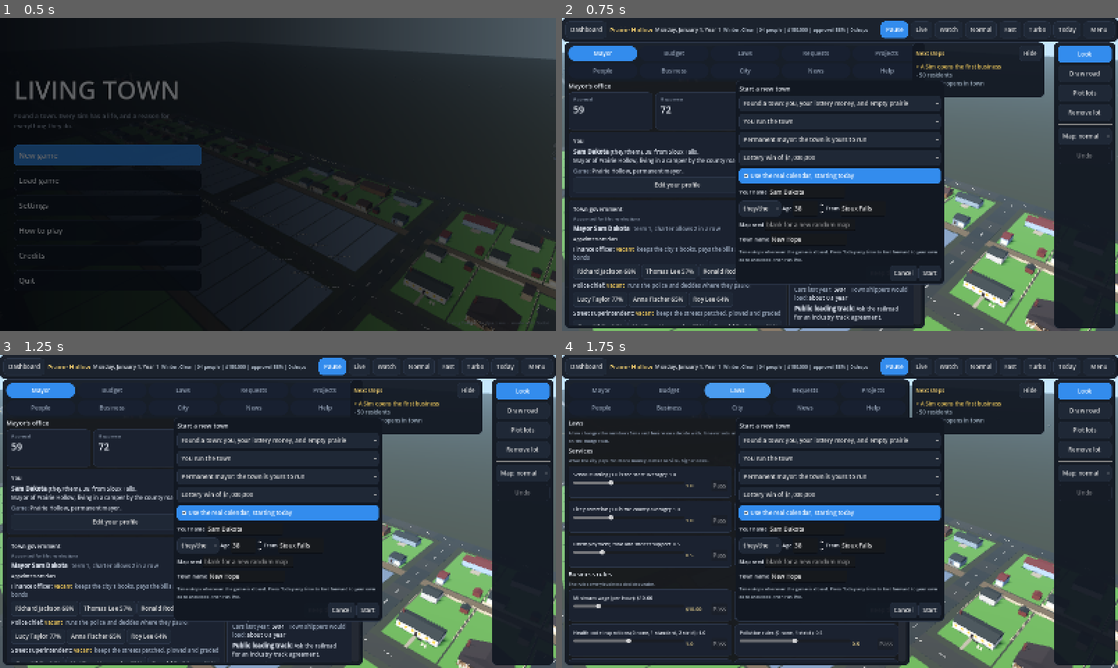
Above: before the commit, frames 1-4 (two rows, left to right).
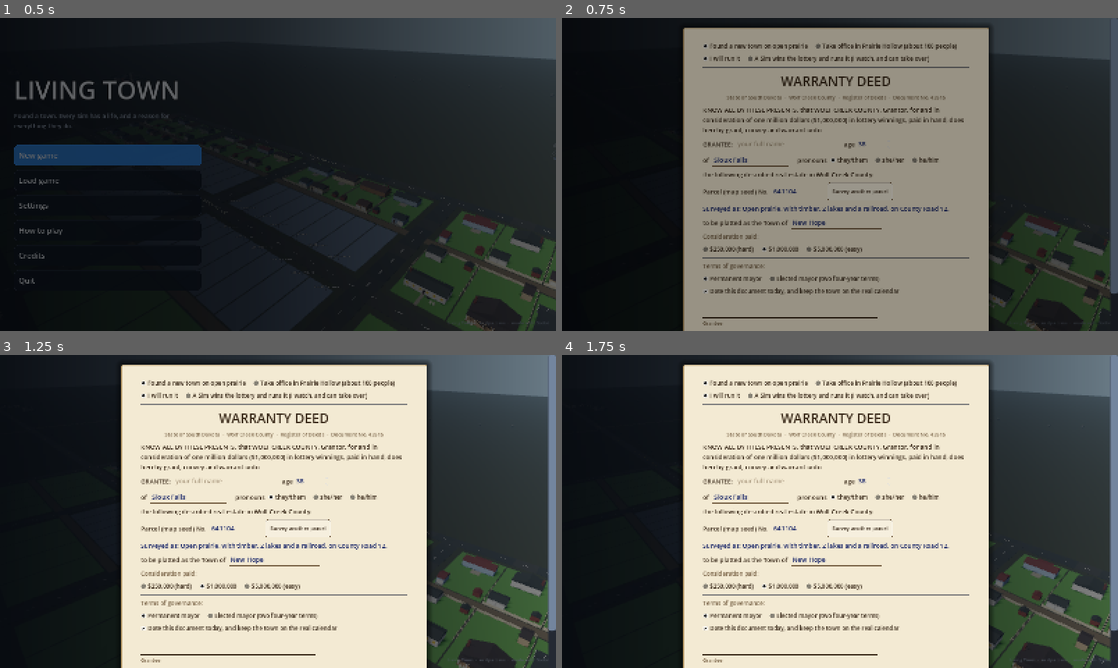
Above: after the commit, the same moments.

Repository: KeiphCodes/Tap-War
Game: Godot game, scene res://town/main.tscn
The game is run twice, just before and just after one commit, with the same random seed, the same clock (stepped at 60 frames per second) and the same inputs.
Inputs (mouse positions are in pixels of both pictures, inside the frame that each line leads up to):
- Up to frame 1 (0.5 s): no input
- Up to frame 2 (0.75 s): click "New game" at 0.5 s
- Up to frame 3 (1.25 s): no input
- Up to frame 4 (1.75 s): click (723, 395) at 1.25 s, where only the run after the commit has a clickable "I will run it"

Frame 1 is identical in both runs. In frame 2, 87% of the frame differs, in the area x 0-100%, y 0-100%; in frame 3, 89%; in frame 4, 84%.

Commit message:
New game starts with the paperwork: a warranty deed from the county to the player for the lottery money, with blanks for name, age, hometown, pronouns and the town's name, the parcel's map seed and what the survey found on it, the terms of governance and a signature line; an oath of office to take over Prairie Hollow, and a deed to a Sim lottery winner for a Sim mayor; signing writes the name and stamps it recorded
Co-Authored-By: Claude Opus 5.5 <noreply@anthropic.com>
Claude-Session: https://claude.ai/code/session_01SmfCcwLG5uoExxrbwbvfme

Diff:
--- a/ui/hud.gd
+++ b/ui/hud.gd
@@ -517,7 +517,8 @@
 			main.to_title()
 			main.title._page_load()
 		2:
-			show_setup()
+			main.to_title()
+			main.title._page_new()
 		8:
 			main.to_title()
 		3:
--- a/ui/title.gd
+++ b/ui/title.gd
@@ -268,13 +268,371 @@
 			get_tree().quit()))
 
 
+# ---------------------------------------------------------------- the deed
+
+const PAPER: Color = Color("f3ead3")
+const PAPER_EDGE: Color = Color("b89b6a")
+const INK: Color = Color("3a2a1a")
+const INK_2: Color = Color("7a6448")
+const STAMP: Color = Color("b3261e")
+const COUNTIES: Array = ["Prairie", "Meadow", "Buffalo", "Spirit Lake", "Wolf Creek", "Antelope", "Cedar", "Sand Hill", "Big Stone", "Pheasant"]
+
+var deed_layer: Control
+var _deed: Dictionary = {}
+
+
+## A new game starts with paperwork, as owning land really does: the warranty
+## deed for the prairie (or an oath of office, or a deed to a Sim lottery winner).
 func _page_new() -> void:
-	# the new town card opens over the town; Cancel comes back here
-	visible = false
-	main.hud.root.visible = true
-	main.hud.show_setup(false, func():
-		visible = true
-		main.hud.root.visible = false)
+	if _deed.is_empty():
+		_deed = {"start": 0, "runner": 0, "elected": false, "lottery": 1, "calendar": true, "name": "", "pronouns": 0, "age": 38, "home": "Sioux Falls", "town": "New Hope", "seed": randi() % 999999 + 1, "mayor_seed": randi() % 999999 + 1, "doc": randi() % 90000 + 10000}
+	side.visible = false
+	if deed_layer != null:
+		deed_layer.queue_free()
+	deed_layer = Control.new()
+	deed_layer.set_anchors_preset(Control.PRESET_FULL_RECT)
+	root.add_child(deed_layer)
+	root.move_child(fade, root.get_child_count() - 1)
+	var dim: ColorRect = ColorRect.new()
+	dim.color = Color(0, 0, 0, 0.45)
+	dim.set_anchors_preset(Control.PRESET_FULL_RECT)
+	deed_layer.add_child(dim)
+	var scroll: ScrollContainer = ScrollContainer.new()
+	scroll.set_anchors_preset(Control.PRESET_FULL_RECT)
+	scroll.horizontal_scroll_mode = ScrollContainer.SCROLL_MODE_DISABLED
+	deed_layer.add_child(scroll)
+	var center: CenterContainer = CenterContainer.new()
+	center.size_flags_horizontal = Control.SIZE_EXPAND_FILL
+	center.size_flags_vertical = Control.SIZE_EXPAND_FILL
+	scroll.add_child(center)
+	var pad: MarginContainer = MarginContainer.new()
+	for k in ["margin_top", "margin_bottom"]:
+		pad.add_theme_constant_override(k, 28)
+	center.add_child(pad)
+	var paper: PanelContainer = PanelContainer.new()
+	var ps: StyleBoxFlat = StyleBoxFlat.new()
+	ps.bg_color = PAPER
+	ps.border_color = PAPER_EDGE
+	ps.set_border_width_all(2)
+	ps.set_corner_radius_all(4)
+	ps.shadow_color = Color(0, 0, 0, 0.5)
+	ps.shadow_size = 18
+	ps.content_margin_left = 56
+	ps.content_margin_right = 56
+	ps.content_margin_top = 40
+	ps.content_margin_bottom = 40
+	paper.add_theme_stylebox_override("panel", ps)
+	paper.custom_minimum_size = Vector2(880, 0)
+	pad.add_child(paper)
+	var v: VBoxContainer = VBoxContainer.new()
+	v.add_theme_constant_override("separation", 10)
+	paper.add_child(v)
+	_deed_body(v)
+
+
+func _ink(text: String, size: int = 18, color: Color = INK, align: int = HORIZONTAL_ALIGNMENT_LEFT) -> Label:
+	var l: Label = Label.new()
+	l.text = text
+	l.add_theme_font_size_override("font_size", size)
+	l.add_theme_color_override("font_color", color)
+	l.horizontal_alignment = align
+	l.autowrap_mode = TextServer.AUTOWRAP_WORD_SMART
+	return l
+
+
+## A blank on the paper: a line to write on.
+func _blank(text: String, width: float, on_change: Callable, placeholder: String = "") -> LineEdit:
+	var e: LineEdit = LineEdit.new()
+	e.text = text
+	e.placeholder_text = placeholder
+	e.custom_minimum_size = Vector2(width, 36)
+	var st: StyleBoxFlat = StyleBoxFlat.new()
+	st.bg_color = Color(1, 1, 1, 0.0)
+	st.border_color = INK_2
+	st.border_width_bottom = 2
+	st.content_margin_left = 4
+	st.content_margin_right = 4
+	e.add_theme_stylebox_override("normal", st)
+	var fo: StyleBoxFlat = st.duplicate()
+	fo.bg_color = Color(1, 1, 1, 0.35)
+	fo.border_color = INK
+	e.add_theme_stylebox_override("focus", fo)
+	e.add_theme_color_override("font_color", Color("1d2a6b"))
+	e.add_theme_color_override("font_placeholder_color", Color(INK_2, 0.6))
+	e.add_theme_color_override("caret_color", INK)
+	e.add_theme_font_size_override("font_size", 19)
+	e.text_changed.connect(on_change)
+	return e
+
+
+func _paper_check(cb: CheckBox) -> void:
+	var none: StyleBoxEmpty = StyleBoxEmpty.new()
+	for k in ["normal", "hover", "pressed", "hover_pressed", "focus", "disabled"]:
+		cb.add_theme_stylebox_override(k, none)
+	for k in ["font_color", "font_pressed_color", "font_hover_color", "font_hover_pressed_color", "font_focus_color"]:
+		cb.add_theme_color_override(k, INK)
+	cb.add_theme_color_override("checkbox_checked_color", Color("1d2a6b"))
+	cb.add_theme_color_override("checkbox_unchecked_color", INK_2)
+
+
+## A small button on the paper, outlined in ink.
+func _paper_btn(text: String, cb: Callable) -> Button:
+	var b: Button = Button.new()
+	b.text = text
+	b.add_theme_stylebox_override("normal", _box(Color(1, 1, 1, 0.25), INK_2, 6))
+	b.add_theme_stylebox_override("hover", _box(Color(1, 1, 1, 0.55), INK, 6))
+	b.add_theme_stylebox_override("pressed", _box(Color(1, 1, 1, 0.7), INK, 6))
+	b.add_theme_stylebox_override("focus", _box(Color(0, 0, 0, 0), INK, 6))
+	for k in ["font_color", "font_hover_color", "font_pressed_color"]:
+		b.add_theme_color_override(k, INK)
+	b.add_theme_font_size_override("font_size", 15)
+	b.pressed.connect(cb)
+	return b
+
+
+## The age written on a blank, with small arrows.
+func _age_box() -> SpinBox:
+	var ag: SpinBox = SpinBox.new()
+	ag.min_value = 18
+	ag.max_value = 99
+	ag.value = int(_deed["age"])
+	ag.custom_minimum_size = Vector2(90, 36)
+	var le: LineEdit = ag.get_line_edit()
+	var st: StyleBoxFlat = StyleBoxFlat.new()
+	st.bg_color = Color(1, 1, 1, 0.0)
+	st.border_color = INK_2
+	st.border_width_bottom = 2
+	le.add_theme_stylebox_override("normal", st)
+	le.add_theme_stylebox_override("focus", st)
+	le.add_theme_color_override("font_color", Color("1d2a6b"))
+	le.add_theme_font_size_override("font_size", 19)
+	ag.value_changed.connect(func(x): _deed["age"] = int(x))
+	return ag
+
+
+## Choices on the paper: boxes to check, only one marked.
+func _checks(items: Array, sel: int, on_pick: Callable) -> HBoxContainer:
+	var hb: HBoxContainer = HBoxContainer.new()
+	hb.add_theme_constant_override("separation", 22)
+	var group: ButtonGroup = ButtonGroup.new()
+	for i in items.size():
+		var cb: CheckBox = CheckBox.new()
+		cb.text = str(items[i])
+		cb.button_group = group
+		_paper_check(cb)
+		cb.button_pressed = i == sel
+		cb.add_theme_color_override("font_color", INK)
+		cb.add_theme_color_override("font_pressed_color", INK)
+		cb.add_theme_color_override("font_hover_color", Color("1d2a6b"))
+		cb.add_theme_font_size_override("font_size", 17)
+		var ii: int = i
+		cb.toggled.connect(func(on):
+			if on:
+				on_pick.call(ii))
+		hb.add_child(cb)
+	return hb
+
+
+func _row(parent: Control, parts: Array) -> HBoxContainer:
+	var hb: HBoxContainer = HBoxContainer.new()
+	hb.add_theme_constant_override("separation", 10)
+	for p in parts:
+		if p is Label:
+			(p as Label).autowrap_mode = TextServer.AUTOWRAP_OFF
+		(p as Control).size_flags_vertical = Control.SIZE_SHRINK_CENTER
+		hb.add_child(p)
+	parent.add_child(hb)
+	return hb
+
+
+## What the surveyor found on this parcel: the kind of country and what is on it.
+func _survey(seed_v: int) -> String:
+	var wt: LTWorld = LTWorld.new()
+	wt.config["map_seed"] = seed_v
+	LTTerrain.setup(wt, seed_v, Rect2(500, 420, 600, 360))
+	var bits: Array = []
+	if LTTerrain.has(wt, "mountain"):
+		bits.append("mountains")
+	if LTTerrain.has(wt, "forest"):
+		bits.append("timber")
+	var lakes: int = LTTerrain.t(wt)["lakes"].size()
+	if lakes > 0:
+		bits.append("%d lake%s" % [lakes, "" if lakes == 1 else "s"])
+	bits.append("a railroad" if LTTerrain.has(wt, "rail") else "no railroad")
+	return "%s, with %s" % [LTTerrain.kind_name(wt), LTHomes._join(bits)]
+
+
+func _deed_body(v: VBoxContainer) -> void:
+	var d: Dictionary = _deed
+	var county: String = "%s County" % COUNTIES[int(d["seed"]) % COUNTIES.size()]
+	var sim: bool = int(d["runner"]) == 1
+	var classic: bool = int(d["start"]) == 1 and not sim
+	var redo: Callable = func(): _page_new()
+	# how this game begins
+	v.add_child(_checks(["Found a new town on open prairie", "Take office in Prairie Hollow (about 100 people)"], 1 if classic else 0, func(i):
+		d["start"] = i
+		if i == 1:
+			d["runner"] = 0
+		redo.call()))
+	v.add_child(_checks(["I will run it", "A Sim wins the lottery and runs it (I watch, and can take over)"], int(d["runner"]), func(i):
+		d["runner"] = i
+		if i == 1:
+			d["start"] = 0
+		redo.call()))
+	v.add_child(HSeparator.new())
+	if classic:
+		v.add_child(_ink("OATH OF OFFICE", 34, INK, HORIZONTAL_ALIGNMENT_CENTER))
+		v.add_child(_ink("Town of Prairie Hollow  ·  %s, South Dakota" % county, 15, INK_2, HORIZONTAL_ALIGNMENT_CENTER))
+		_row(v, [_ink("I,"), _blank(str(d["name"]), 280, func(t): d["name"] = t, "your full name"), _ink(", age"), _age_box()])
+		_row(v, [_ink("of"), _blank(str(d["home"]), 220, func(t): d["home"] = t, "hometown"), _ink("   pronouns"), _checks(["they/them", "she/her", "he/him"], int(d["pronouns"]), func(i): d["pronouns"] = i)])
+		v.add_child(_ink("do solemnly swear that I will support the Constitution of the United States and of the State of South Dakota, and faithfully discharge the duties of Mayor of Prairie Hollow to the best of my ability.", 18))
+	else:
+		v.add_child(_ink("WARRANTY DEED", 38, INK, HORIZONTAL_ALIGNMENT_CENTER))
+		v.add_child(_ink("State of South Dakota  ·  %s  ·  Register of Deeds  ·  Document No. %d" % [county, int(d["doc"])], 15, INK_2, HORIZONTAL_ALIGNMENT_CENTER))
+		var money: String = ["two hundred fifty thousand dollars ($250,000)", "one million dollars ($1,000,000)", "five million dollars ($5,000,000)"][int(d["lottery"])]
+		v.add_child(_ink("KNOW ALL BY THESE PRESENTS, that %s, Grantor, for and in consideration of %s in lottery winnings, paid in hand, does hereby grant, convey and warrant unto" % [county.to_upper(), money], 18))
+		if sim:
+			v.add_child(_ink("GRANTEE: a lottery winner drawn by mayor seed", 19))
+			var rs: HBoxContainer = _row(v, [_ink("Mayor seed No."), _blank(str(d["mayor_seed"]), 160, func(t):
+				if t.strip_edges().is_valid_int():
+					d["mayor_seed"] = int(t.strip_edges()), "")])
+			rs.add_child(_paper_btn("Draw another winner", func():
+				d["mayor_seed"] = randi() % 999999 + 1
+				redo.call()))
+			var who: Dictionary = LTMayorAI.make_persona(int(d["mayor_seed"]))
+			v.add_child(_ink("The winner: %s, %d, of %s, who is %s." % [who["name"], int(who["age"]), who["hometown"], LTMayorAI.describe(who)], 18, Color("1d2a6b")))
+		else:
+			_row(v, [_ink("GRANTEE:"), _blank(str(d["name"]), 300, func(t): d["name"] = t, "your full name"), _ink("age"), _age_box()])
+			_row(v, [_ink("of"), _blank(str(d["home"]), 220, func(t): d["home"] = t, "hometown"), _ink("   pronouns"), _checks(["they/them", "she/her", "he/him"], int(d["pronouns"]), func(i): d["pronouns"] = i)])
+		v.add_child(_ink("the following described real estate in %s:" % county, 18))
+		var land: HBoxContainer = _row(v, [_ink("Parcel (map seed) No."), _blank(str(d["seed"]), 150, func(t):
+			if t.strip_edges().is_valid_int():
+				d["seed"] = int(t.strip_edges()), "")])
+		land.add_child(_paper_btn("Survey another parcel", func():
+			d["seed"] = randi() % 999999 + 1
+			redo.call()))
+		v.add_child(_ink("Surveyed as: %s, on County Road 12." % _survey(int(d["seed"])), 18, Color("1d2a6b")))
+		_row(v, [_ink("to be platted as the Town of"), _blank(str(d["town"]), 260, func(t): d["town"] = t, "name your town")])
+		v.add_child(_ink("Consideration paid:", 17, INK_2))
+		v.add_child(_checks(["$250,000 (hard)", "$1,000,000", "$5,000,000 (easy)"], int(d["lottery"]), func(i):
+			d["lottery"] = i
+			redo.call()))
+	v.add_child(HSeparator.new())
+	if not sim:
+		v.add_child(_ink("Terms of governance:", 17, INK_2))
+		v.add_child(_checks(["Permanent mayor", "Elected mayor (two four-year terms)"], 1 if bool(d["elected"]) else 0, func(i): d["elected"] = i == 1))
+	var cal: CheckBox = CheckBox.new()
+	_paper_check(cal)
+	cal.text = "Date this document today, and keep the town on the real calendar"
+	cal.button_pressed = bool(d["calendar"])
+	cal.add_theme_color_override("font_color", INK)
+	cal.add_theme_color_override("font_pressed_color", INK)
+	cal.toggled.connect(func(on): d["calendar"] = on)
+	v.add_child(cal)
+	# the signature line
+	var sig_row: HBoxContainer = HBoxContainer.new()
+	sig_row.add_theme_constant_override("separation", 16)
+	v.add_child(sig_row)
+	var sig_box: VBoxContainer = VBoxContainer.new()
+	sig_box.size_flags_horizontal = Control.SIZE_EXPAND_FILL
+	sig_row.add_child(sig_box)
+	var sig: Label = _ink("", 34, Color("1d2a6b"))
+	var fv: FontVariation = FontVariation.new()
+	fv.base_font = ThemeDB.fallback_font
+	fv.variation_transform = Transform2D(Vector2(1.0, 0.0), Vector2(0.32, 1.0), Vector2.ZERO)
+	fv.variation_embolden = 0.4
+	sig.add_theme_font_override("font", fv)
+	sig.custom_minimum_size = Vector2(0, 48)
+	sig_box.add_child(sig)
+	var line: ColorRect = ColorRect.new()
+	line.color = INK
+	line.custom_minimum_size = Vector2(0, 2)
+	sig_box.add_child(line)
+	sig_box.add_child(_ink("Grantee" if not classic else "Mayor", 14, INK_2))
+	var holder: Control = Control.new()
+	holder.custom_minimum_size = Vector2(250, 70)
+	sig_row.add_child(holder)
+	var stamp_box: PanelContainer = PanelContainer.new()
+	var ss: StyleBoxFlat = StyleBoxFlat.new()
+	ss.bg_color = Color(0, 0, 0, 0)
+	ss.border_color = STAMP
+	ss.set_border_width_all(4)
+	ss.set_corner_radius_all(6)
+	ss.content_margin_left = 14
+	ss.content_margin_right = 14
+	stamp_box.add_theme_stylebox_override("panel", ss)
+	stamp_box.position = Vector2(10, 6)
+	stamp_box.size = Vector2(230, 58)
+	stamp_box.pivot_offset = Vector2(115, 29)
+	stamp_box.rotation = -0.18
+	stamp_box.visible = false
+	holder.add_child(stamp_box)
+	var stamp: Label = _ink("", 34, STAMP, HORIZONTAL_ALIGNMENT_CENTER)
+	stamp.autowrap_mode = TextServer.AUTOWRAP_OFF
+	stamp_box.add_child(stamp)
+	var btns: HBoxContainer = HBoxContainer.new()
+	btns.alignment = BoxContainer.ALIGNMENT_END
+	btns.add_theme_constant_override("separation", 12)
+	v.add_child(btns)
+	var back: Button = _paper_btn("Back", func():
+		deed_layer.queue_free()
+		deed_layer = null
+		side.visible = true
+		_page_main())
+	back.custom_minimum_size = Vector2(120, 48)
+	btns.add_child(back)
+	var go: Button = Button.new()
+	go.text = "Sign the deed" if not classic and not sim else ("Take the oath" if classic else "Record the deed")
+	go.custom_minimum_size = Vector2(220, 48)
+	go.add_theme_stylebox_override("normal", _box(Color("1d2a6b"), Color("1d2a6b"), 8))
+	go.add_theme_stylebox_override("hover", _box(Color("2a3a8a"), Color("2a3a8a"), 8))
+	go.add_theme_color_override("font_color", Color.WHITE)
+	btns.add_child(go)
+	go.pressed.connect(func():
+		var nm: String = str(d["name"]).strip_edges()
+		if not sim and nm == "":
+			main.hud.show_toast("Write your name on the deed first.")
+			return
+		go.disabled = true
+		back.disabled = true
+		sig.text = nm if not sim else str(LTMayorAI.make_persona(int(d["mayor_seed"]))["name"])
+		stamp.text = "SWORN" if classic else "RECORDED"
+		stamp_box.visible = true
+		stamp_box.scale = Vector2(1.7, 1.7)
+		stamp_box.modulate.a = 0.0
+		var tw: Tween = create_tween()
+		tw.set_parallel(true)
+		tw.tween_property(stamp_box, "scale", Vector2.ONE, 0.22).set_trans(Tween.TRANS_BACK)
+		tw.tween_property(stamp_box, "modulate:a", 0.9, 0.12)
+		tw.set_parallel(false)
+		tw.tween_interval(0.9)
+		tw.tween_callback(func(): _enter(func(): _start_from_deed())))
+
+
+func _start_from_deed() -> void:
+	var d: Dictionary = _deed
+	var sim: bool = int(d["runner"]) == 1
+	var mode: Dictionary = {
+		"start": "classic" if int(d["start"]) == 1 and not sim else "founder",
+		"elections": bool(d["elected"]),
+		"lottery": [LTMoney.dollars(250000.0), LTMoney.dollars(1000000.0), LTMoney.dollars(5000000.0)][int(d["lottery"])],
+		"real_calendar": bool(d["calendar"]),
+		"player_name": str(d["name"]).strip_edges() if str(d["name"]).strip_edges() != "" else "Sam Dakota",
+		"map_seed": int(d["seed"]),
+		"player_pronouns": ["they", "she", "he"][int(d["pronouns"])],
+		"player_age": int(d["age"]),
+		"player_hometown": str(d["home"]).strip_edges(),
+		"town_name": str(d["town"]).strip_edges() if str(d["town"]).strip_edges() != "" else "New Hope",
+	}
+	if sim:
+		mode["autonomous"] = true
+		mode["mayor_seed"] = int(d["mayor_seed"])
+	if deed_layer != null:
+		deed_layer.queue_free()
+		deed_layer = null
+	side.visible = true
+	_deed = {}
+	main.new_town(randi() % 1000000, mode)
 
 
 func _page_load() -> void:
